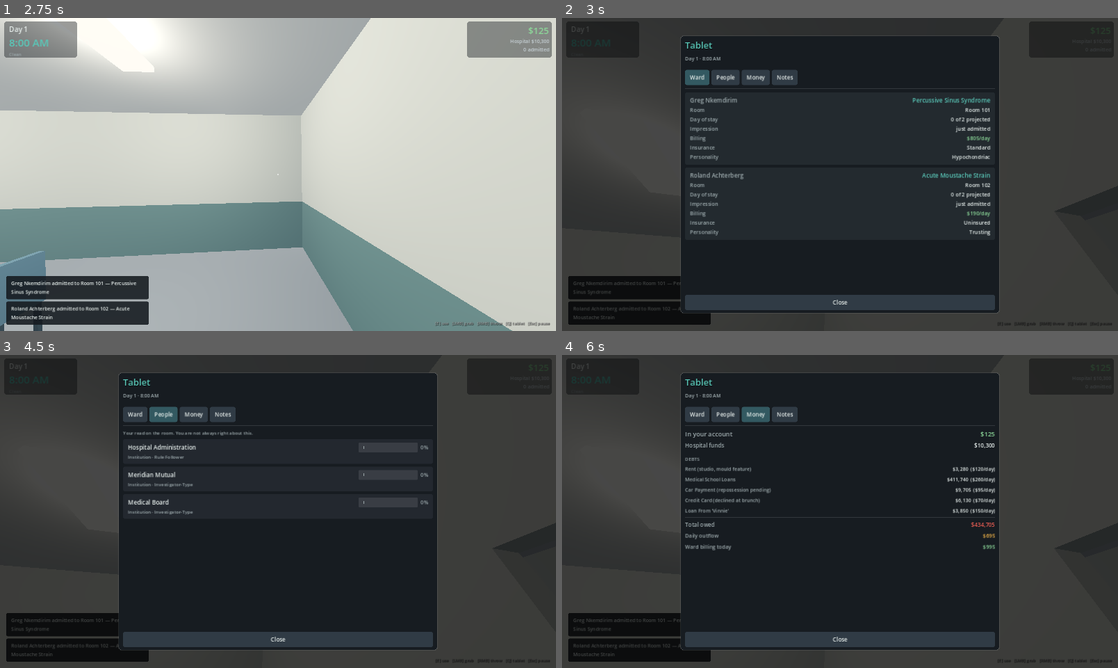
Above: before the commit, frames 1-4 (two rows, left to right).
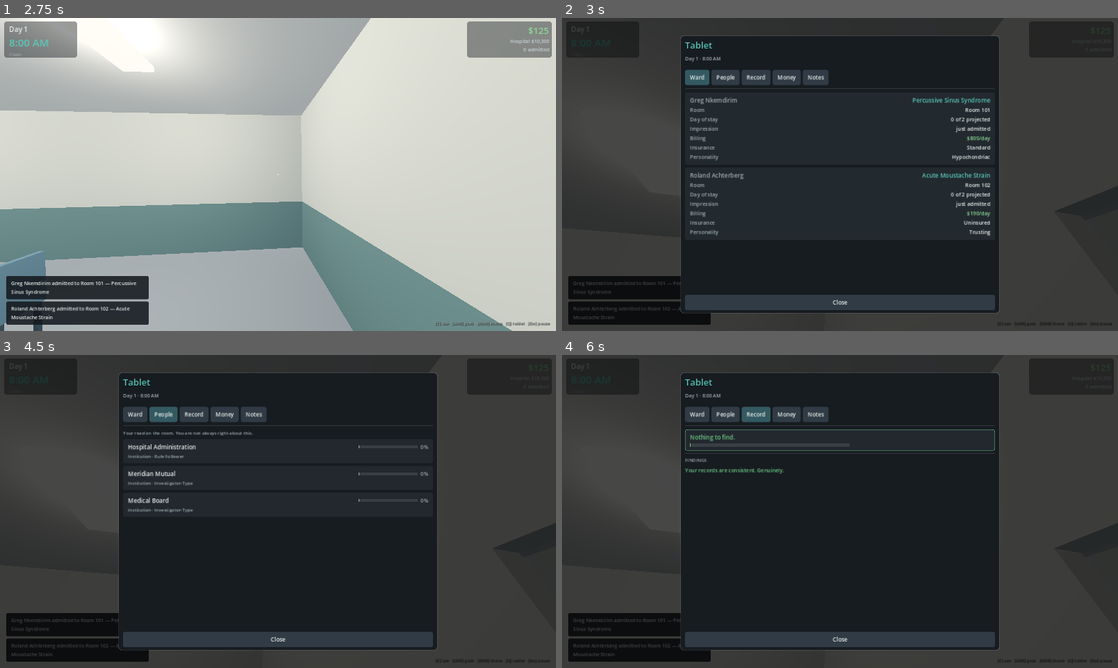
Above: after the commit, the same moments.

Repository: masonobegi/crypts-of-chaos
Game: Godot game, scene res://scenes/Boot.tscn
Two runs of this game, one before a commit and one after it. Both use one fixed random seed, a clock stepped at 60 frames per second and the inputs below.
Inputs (mouse positions are in pixels of both pictures, inside the frame that each line leads up to):
- Up to frame 1 (2.75 s): click (278, 133) at 0.52 s; type "12" at 0.6 s; click "New Career" at 1.25 s; click "Clock in" at 2 s
- Up to frame 2 (3 s): tap Enter at 2.75 s; move the mouse to (867, 174) at 2.77 s; hold W (move_forward) from 2.78 s (still down); hold Q (tablet) from 2.78 s (still down); tap T (chart) at 2.85 s
- Up to frame 3 (4.5 s): tap Space (jump) at 3.02 s; release W (move_forward) at 3.5 s; release Q (tablet) at 3.5 s; click "Ward" at 3.5 s; click "People" at 4.25 s
- Up to frame 4 (6 s): click "Money" at 5 s; click (756, 414) at 5.75 s, where only the run after the commit has a clickable "Record"

Frame 1 is identical in both runs. In frame 2, 0.3% of the frame differs, in the area x 33-48%, y 16-22%; in frame 3, 0.9%; in frame 4, 2.7%, in the area x 22-78%, y 16-63%.

Commit message:
Tablet Record tab, and a dialogue option that was doing nothing
- Record tab on the tablet: exactly what an auditor would find if they pulled
  your charts right now — undocumented complications, record inconsistencies,
  and the device logs players most reliably forget exist. The same view as the
  end-of-shift review, but available at any moment, because the entire point of
  the paperwork half of the game is getting in front of things and you cannot
  do that if you only find out on your way home.
- "Could you go and check the far end?" now works. The option existed, rolled
  against the nurse's personality, and then did absolutely nothing — its
  "delay" effect was never handled anywhere. It now sends her to whichever ward
  is furthest from where you are standing, for about half a minute. That is a
  directed distraction: the same effect a thrown bedpan has, except you chose
  the destination and nobody heard a thing.
- UIKit.bar rebuilt from ColorRects inside a fixed-size Control. As a
  PanelContainer it stretched to the full row width, so a nearly-empty bar read
  as an empty text field.

774 assertions, 40 smoke checks, 14 balance checks.

Co-Authored-By: Claude Opus 5 <noreply@anthropic.com>
Claude-Session: https://claude.ai/code/session_012v14cF2GepYx5imtAqBXn5

Diff:
--- a/scripts/npc/staff_npc.gd
+++ b/scripts/npc/staff_npc.gd
@@ -260,6 +260,36 @@
 func interrupt_for_talk() -> void:
 	_enter(State.TALK)
 
+## Send them somewhere on an errand. This is the player's own distraction tool:
+## the same effect a thrown bedpan has, except you chose the destination and
+## nobody heard anything.
+func send_to_room(room_key: String, seconds: float) -> void:
+	var h = get_tree().get_first_node_in_group("hospital")
+	if h == null:
+		return
+	_approached = true          # they are busy; no propositions mid-errand
+	_enter(State.TASK)
+	_timer = seconds
+	goto(h.point_in(room_key, "errand_pt"), false)
+	say(String(RNG.pick("errand_bark", [
+		"Right, I'll go and look.", "Give me a minute.",
+		"On my way.", "If you like.",
+	])), 2.6)
+
+## Where to send someone so they are genuinely out of your way.
+func farthest_ward_from(pos: Vector3) -> String:
+	var h = get_tree().get_first_node_in_group("hospital")
+	if h == null:
+		return "corridor"
+	var best := "corridor"
+	var best_d := -1.0
+	for r in h.wards():
+		var d: float = r.center().distance_to(pos)
+		if d > best_d:
+			best_d = d
+			best = r.key
+	return best
+
 func prompt(_player) -> Array:
 	var sub := ""
 	if mind:
--- a/scripts/systems/dialogue.gd
+++ b/scripts/systems/dialogue.gd
@@ -230,7 +230,10 @@
 
 	if mind.role == "nurse":
 		opts.append(Option.new("How's the ward?", "small_talk", "", 0.0, "trust"))
-		opts.append(Option.new("Could you check on 103 for me?", "authority", "", 0.15, "delay"))
+		# A directed distraction: same effect as a thrown bedpan, except you
+		# chose where they went and nobody heard a thing.
+		opts.append(Option.new("Could you go and check the far end?", "authority",
+			"", 0.15, "delay"))
 	if mind.role == "family":
 		opts.append(Option.new("We're monitoring them closely.", "reassure", "clinical_caution", 0.3))
 		opts.append(Option.new("I'd rather not discuss it in the corridor.", "deflect",
@@ -309,6 +312,12 @@
 	if opt.cover != "":
 		mind.burn_cover(opt.cover)
 
+	if success and opt.effect == "delay":
+		mind.adjust_trust(0.02)
+		return {"success": true, "send_away": true,
+			"reply": String(RNG.pick("errand_yes", [
+				"Suppose so.", "Fine, yes.", "You're the doctor."]))}
+
 	if success:
 		var worst := mind.strongest(GameState.career_minutes)
 		if worst != null and opt.effect == "neutralize":
--- a/scripts/ui/screen_dialogue.gd
+++ b/scripts/ui/screen_dialogue.gd
@@ -82,6 +82,18 @@
 		b.text = "%s  (used before)" % label_text
 	return h
 
+## Walk them to the far end of the ward and keep them there for a while.
+func _send_away() -> void:
+	var sus = suspicion()
+	var body = sus.body_of(_mind.id) if sus else null
+	var p = player()
+	if body != null and body.has_method("send_to_room") and p != null:
+		var target: String = body.farthest_ward_from(p.global_position)
+		body.send_to_room(target, 26.0)
+		EventBus.toast.emit("%s heads off to check the far end." % _mind.display_name, "good")
+	AudioMgr.play("beep", -14.0)
+	close()
+
 func _choose(o) -> void:
 	if o.tone == "none":
 		close()
@@ -95,6 +107,10 @@
 		EventBus.toast.emit("%s is being discharged." % _patient.display_name, "good")
 		close()
 		return
+	if bool(res.get("send_away", false)):
+		_send_away()
+		return
+
 	AudioMgr.play("beep" if bool(res.get("success", false)) else "error", -14.0)
 	if bool(res.get("small_talk", false)):
 		rebuild()
--- a/scripts/ui/screen_tablet.gd
+++ b/scripts/ui/screen_tablet.gd
@@ -9,7 +9,8 @@
 func _build() -> void:
 	var v := shell(920, 800, "Tablet", "Day %d · %s" % [GameState.day, GameState.time_string()])
 	var tabs := UIKit.hbox(6)
-	for t in [["ward", "Ward"], ["people", "People"], ["money", "Money"], ["codex", "Notes"]]:
+	for t in [["ward", "Ward"], ["people", "People"], ["record", "Record"],
+			["money", "Money"], ["codex", "Notes"]]:
 		var key := String(t[0])
 		tabs.add_child(UIKit.button(String(t[1]), func(): _switch(key),
 			UIKit.PANEL_LIGHT if _tab != key else Color(0.20, 0.35, 0.38)))
@@ -20,6 +21,7 @@
 	match _tab:
 		"ward": _build_ward(content)
 		"people": _build_people(content)
+		"record": _build_record(content)
 		"money": _build_money(content)
 		"codex": _build_codex(content)
 	v.add_child(UIKit.scroll(content))
@@ -97,6 +99,82 @@
 		box.add_child(bv)
 		c.add_child(box)
 
+## What an auditor would find if they pulled your charts right now.
+##
+## The same view as the end-of-shift review, but available at any moment — the
+## whole point of the paperwork half of the game is being able to get in front
+## of things, and you cannot do that if you only find out on your way home.
+func _build_record(c: VBoxContainer) -> void:
+	var rs = records()
+	if rs == null:
+		return
+	var findings: Array = rs.pending_findings()
+	var exposure: float = rs.total_exposure()
+
+	var band := "Nothing to find."
+	var colour := UIKit.GOOD
+	if exposure > 2.2:
+		band = "This would not survive an audit."
+		colour = UIKit.BAD
+	elif exposure > 1.0:
+		band = "There is enough here to start something."
+		colour = UIKit.WARN
+	elif exposure > 0.25:
+		band = "Minor gaps. Probably fine."
+		colour = Color(0.85, 0.82, 0.5)
+
+	var head := UIKit.panel(Color(0.14, 0.16, 0.19, 0.94), 6, 1, colour)
+	var hv := UIKit.vbox(5)
+	hv.add_child(UIKit.label(band, 17, colour))
+	hv.add_child(UIKit.bar(clampf(exposure / 3.0, 0.0, 1.0), colour, 460.0, 10.0))
+	head.add_child(hv)
+	c.add_child(head)
+
+	# Undocumented complications first — they are the most findable thing in a
+	# record and the easiest to fix while the terminals are still on.
+	var ps = patient_system()
+	var undocumented: Array = []
+	if ps:
+		for p in ps.active():
+			for comp in p.active_complications():
+				if comp.documented_cause == "":
+					undocumented.append({"patient": p.display_name, "comp": comp.display_name})
+	if not undocumented.is_empty():
+		c.add_child(UIKit.rule())
+		c.add_child(UIKit.label("NO CAUSE FILED", 13, UIKit.INK_DIM))
+		for u in undocumented:
+			c.add_child(UIKit.row(String(u["patient"]), String(u["comp"]), UIKit.BAD))
+
+	c.add_child(UIKit.rule())
+	c.add_child(UIKit.label("FINDINGS", 13, UIKit.INK_DIM))
+	if findings.is_empty():
+		c.add_child(UIKit.label("Your records are consistent. Genuinely.", 15, UIKit.GOOD))
+	for f in findings:
+		var w := float(f["weight"])
+		var fc := UIKit.WARN if w < 0.5 else UIKit.BAD
+		var box := UIKit.panel(Color(0.15, 0.14, 0.16, 0.9), 6)
+		var bv := UIKit.vbox(2)
+		bv.add_child(UIKit.row(String(f["patient"]), String(f["kind"]).replace("_", " "), fc))
+		bv.add_child(UIKit.label(String(f["text"]), 13, UIKit.INK,
+			HORIZONTAL_ALIGNMENT_LEFT, true))
+		box.add_child(bv)
+		c.add_child(box)
+
+	# Device logs are records too, and are the thing players most reliably forget.
+	var machine_rows: Array = []
+	for f in get_tree().get_nodes_in_group("fixture"):
+		if f is TreatmentMachine and not f.suspicious_log_entries().is_empty():
+			machine_rows.append("%s — %d flagged run(s)" % [
+				f.fixture_name, f.suspicious_log_entries().size()])
+		elif f is Thermostat and not f.suspicious_log_entries().is_empty():
+			machine_rows.append("%s — %d extreme setting(s)" % [
+				f.fixture_name, f.suspicious_log_entries().size()])
+	if not machine_rows.is_empty():
+		c.add_child(UIKit.rule())
+		c.add_child(UIKit.label("DEVICE LOGS", 13, UIKit.INK_DIM))
+		for row in machine_rows:
+			c.add_child(UIKit.label("· %s" % String(row), 13, UIKit.WARN))
+
 func _build_money(c: VBoxContainer) -> void:
 	c.add_child(UIKit.row("In your account", UIKit.money_str(GameState.personal_money),
 		UIKit.MONEY if GameState.personal_money >= 0 else UIKit.BAD, 18))
--- a/scripts/ui/ui_kit.gd
+++ b/scripts/ui/ui_kit.gd
@@ -125,16 +125,27 @@
 	return h
 
 ## A 0..1 bar. Used for reputations, exposure and suspicion.
+## A 0..1 bar. Built from two ColorRects inside a fixed-size Control rather than
+## a PanelContainer: a PanelContainer in a VBox stretches to the full row width,
+## which made a nearly-empty bar read as an empty text field.
 static func bar(value: float, color := ACCENT, width := 180.0, height := 8.0) -> Control:
-	var back := PanelContainer.new()
-	back.custom_minimum_size = Vector2(width, height)
-	back.add_theme_stylebox_override("panel", stylebox(Color(1, 1, 1, 0.10), 3))
+	var root := Control.new()
+	root.custom_minimum_size = Vector2(width, height)
+	root.size_flags_horizontal = Control.SIZE_SHRINK_BEGIN
+	root.size_flags_vertical = Control.SIZE_SHRINK_CENTER
+
+	var back := ColorRect.new()
+	back.color = Color(1, 1, 1, 0.10)
+	back.position = Vector2.ZERO
+	back.size = Vector2(width, height)
+	root.add_child(back)
+
 	var fill := ColorRect.new()
 	fill.color = color
-	fill.custom_minimum_size = Vector2(maxf(2.0, width * clampf(value, 0.0, 1.0)), height)
-	fill.size_flags_horizontal = 0
-	back.add_child(fill)
-	return back
+	fill.position = Vector2.ZERO
+	fill.size = Vector2(maxf(2.0, width * clampf(value, 0.0, 1.0)), height)
+	root.add_child(fill)
+	return root
 
 static func money_str(amount: int) -> String:
 	var neg := amount < 0
--- a/tests/shot_impl.gd
+++ b/tests/shot_impl.gd
@@ -17,6 +17,7 @@
 const UI_SHOTS := [
 	["20_briefing", "briefing"],
 	["21_tablet_ward", "tablet"],
+	["21b_tablet_record", "tablet_record"],
 	["22_chart", "chart"],
 	["23_records", "records"],
 	["24_dialogue", "dialogue"],
@@ -39,7 +40,13 @@
 		_set_ceilings_visible(true)
 		game.player.camera.global_position = Vector3(5.5, 1.7, -4.0)
 		game.player.camera.look_at(Vector3(5.5, 1.5, 2.0), Vector3.UP)
-		game.ui.open(String(shot[1]), _ui_context(String(shot[1])))
+		var screen_id := String(shot[1])
+		if screen_id == "tablet_record":
+			screen_id = "tablet"
+		game.ui.open(screen_id, _ui_context(screen_id))
+		if String(shot[1]) == "tablet_record" and game.ui.current != null:
+			game.ui.current.set("_tab", "record")
+			game.ui.current.rebuild()
 		settle = 0
 		return false
 	settle += 1
--- a/tests/test_systems.gd
+++ b/tests/test_systems.gd
@@ -466,3 +466,35 @@
 	t.lt(near.satisfaction, far.satisfaction, "closer is worse")
 	a.queue_free()
 	b.queue_free()
+
+func test_sending_a_nurse_away_actually_moves_them() -> void:
+	# The dialogue option existed but its effect was never handled, so asking a
+	# nurse to check the far end succeeded and did nothing at all.
+	var h = _hospital()
+	var nurse := NurseNPC.new()
+	nurse.npc_id = "errand_nurse"
+	nurse.archetype = "loyal"
+	t.root.add_child(nurse)
+	nurse.global_position = h.point_in("station")
+
+	var near_ward: String = nurse.farthest_ward_from(h.room("ward_101").center())
+	t.ok(near_ward != "ward_101", "they are sent away from where you are, not toward it")
+	t.ok(near_ward.begins_with("ward"), "and to an actual ward")
+
+	var from_other_end: String = nurse.farthest_ward_from(h.room("ward_105").center())
+	t.ok(from_other_end != near_ward,
+		"the destination genuinely depends on where you are standing")
+	nurse.queue_free()
+
+func test_the_errand_option_reports_that_it_did_something() -> void:
+	var m := DB.make_mind("n_err", "Nurse Test", "nurse", "loyal")
+	m.trust = 0.95
+	var opt = Dialogue.Option.new("Could you go and check the far end?", "authority",
+		"", 0.15, "delay")
+	var sent := false
+	for i in 30:
+		var res: Dictionary = Dialogue.resolve(m, opt, null)
+		if bool(res.get("send_away", false)):
+			sent = true
+			break
+	t.ok(sent, "a trusted nurse eventually agrees, and the result says so")
